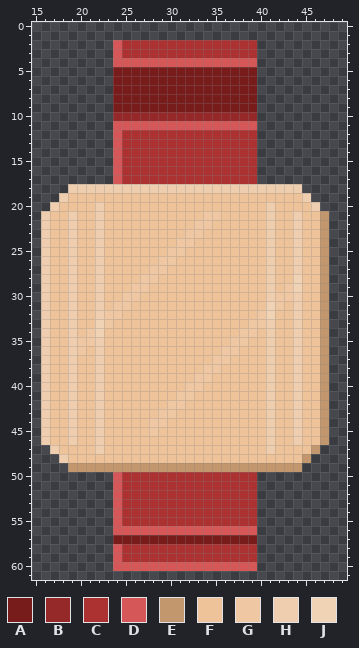
File history of a pixel-art file, sprite_assets/dining_area/spr_dining_table_1.aseprite. Above: the version before the commit.
64x64 pixels, 1 frame. Shown: x 15..49, y 0..61.
Visible layers, top first: "Layer 3", "Layer 2", "Layer 1".
Palette (. is transparent): A #771b1b  B #952828  C #ac3232  D #d65757  E #c3976d  F #eec39a  G #efc7a2  H #efceaf  J #f0d2b5
Pixels before, first column x 16:
 2 ........DCCCCCCCCCCCCCCC........
 3 ........DCCCCCCCCCCCCCCC........
 4 ........DDDDDDDDDDDDDDDD........
 5 ........AAAAAAAAAAAAAAAA........
 6 ........AAAAAAAAAAAAAAAA........
 7 ........AAAAAAAAAAAAAAAA........
 8 ........AAAAAAAAAAAAAAAA........
 9 ........AAAAAAAAAAAAAAAA........
10 ........BBBBBBBBBBBBBBBB........
11 ........DDDDDDDDDDDDDDDD........
12 ........DCCCCCCCCCCCCCCC........
13 ........DCCCCCCCCCCCCCCC........
14 ........DCCCCCCCCCCCCCCC........
15 ........DCCCCCCCCCCCCCCC........
16 ........DCCCCCCCCCCCCCCC........
17 ........DCCCCCCCCCCCCCCC........
18 ...HHHHHHHHHHHHHHHHHHHHHHHHHH...
19 ..HFFFFFFFFFFFFFFFFFFFFFFFFFFH..
20 .HFFFFHFFFFFFFFFFFFFFFFFFHFFFFH.
21 HFFHFFHFFFFFFFFFFFGGFFFFFHFFHFFE
22 HFFHFFHFFFFFFFFFFGGFFFFFFHFFHFFE
23 HFFHFFHFFFFFFFFFGGFFFFFFFHFFHFFE
24 HFFHFFHFFFFFFFFGGFFFFFFFFHFFHFFE
25 HFFHFFHFFFFFFFGGFFFFFFFFFHFFHFFE
26 HFFHFFHFFFFFFGGFFFFFFFFFFHFFHFFE
27 HFFHFFHFFFFFGGFFFFFFFFFFFHFFHFFE
28 HFFHFFHFFFFGGFFFFFFFFFFFFHFFJFFE
29 HFFHFFHFFFGGFFFFFFFFFFFFFHFGJFFE
30 HFFHFFHFFGGFFFFFFFFFFFFFFHGGHFFE
31 HFFHFFHFGGFFFFFFFFFFFFFFFJGFHFFE
32 HFFHFFHGGFFFFFFFFFFFFFFFGJFFHFFE
33 HFFHFFJGFFFFFFFFFFFFFFFGGHFFHFFE
34 HFFHFGJFFFFFFFFFFFFFFFGGFHFFHFFE
35 HFFHGGHFFFFFFFFFFFFFFGGFFHFFHFFE
36 HFFHGFHFFFFFFFFFFFFFGGFFFHFFHFFE
37 HFFHFFHFFFFFFFFFFFFGGFFFFHFFHFFE
38 HFFHFFHFFFFFFFFFFFGGFFFFFHFFHFFE
39 HFFHFFHFFFFFFFFFFGGFFFFFFHFFHFFE
40 HFFHFFHFFFFFFFFFGGFFFFFFFHFFHFFE
41 HFFHFFHFFFFFFFFGGFFFFFFFFHFFHFFE
42 HFFHFFHFFFFFFFGGFFFFFFFFFHFFHFFE
43 HFFHFFHFFFFFFGGFFFFFFFFFFHFFHFFE
44 HFFHFFHFFFFFGGFFFFFFFFFFFHFFHFFE
45 HFFHFFHFFFFFGFFFFFFFFFFFFHFFHFFE
46 HFFHFFHFFFFFFFFFFFFFFFFFFHFFHFFE
47 .HFFFFHFFFFFFFFFFFFFFFFFFHFFFFE.
48 ..HFFFFFFFFFFFFFFFFFFFFFFFFFFE..
49 ...EEEEEEEEEEEEEEEEEEEEEEEEEE...
50 ........DCCCCCCCCCCCCCCC........
51 ........DCCCCCCCCCCCCCCC........
52 ........DCCCCCCCCCCCCCCC........
53 ........DCCCCCCCCCCCCCCC........
54 ........DCCCCCCCCCCCCCCC........
55 ........DCCCCCCCCCCCCCCC........
56 ........DDDDDDDDDDDDDDDD........
57 ........AAAAAAAAAAAAAAAA........
58 ........DCCCCCCCCCCCCCCC........
59 ........DCCCCCCCCCCCCCCC........
60 ........DDDDDDDDDDDDDDDD........
New version:
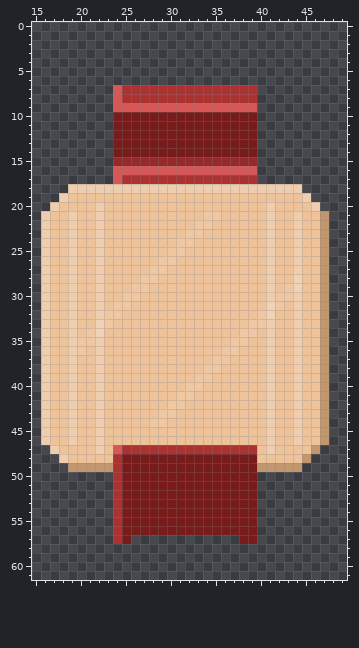
Change:
Layers "Layer 3", "Layer 2", "Layer 1":
y 2..3: x 24..39 DCCCCCCCCCCCCCCC -> ................
y 4: x 24..39 DDDDDDDDDDDDDDDD -> ................
y 5..6: x 24..39 AAAAAAAAAAAAAAAA -> ................
y 7..8: x 24..39 AAAAAAAAAAAAAAAA -> DCCCCCCCCCCCCCCC
y 9: x 24..39 AAAAAAAAAAAAAAAA -> DDDDDDDDDDDDDDDD
y 10: x 24..39 BBBBBBBBBBBBBBBB -> AAAAAAAAAAAAAAAA
y 11: x 24..39 DDDDDDDDDDDDDDDD -> AAAAAAAAAAAAAAAA
y 12..14: x 24..39 DCCCCCCCCCCCCCCC -> AAAAAAAAAAAAAAAA
y 15: x 24..39 DCCCCCCCCCCCCCCC -> BBBBBBBBBBBBBBBB
y 16: x 25..39 CCCCCCCCCCCCCCC -> DDDDDDDDDDDDDDD
y 45: x 28 G -> F
y 47: x 24..39 FFFFFFFFFFFFFFFF -> DCCCCCCCCCCCCCCC
y 48: x 24..39 FFFFFFFFFFFFFFFF -> CAAAAAAAAAAAAAAA
y 49: x 24..39 EEEEEEEEEEEEEEEE -> CAAAAAAAAAAAAAAA
y 50..55: x 24..39 DCCCCCCCCCCCCCCC -> CAAAAAAAAAAAAAAA
y 56: x 24..39 DDDDDDDDDDDDDDDD -> CAAAAAAAAAAAAAAA
y 57: x 24 A -> C; x 26..37 AAAAAAAAAAAA -> ............
y 58..59: x 24..39 DCCCCCCCCCCCCCCC -> ................
y 60: x 24..39 DDDDDDDDDDDDDDDD -> ................
